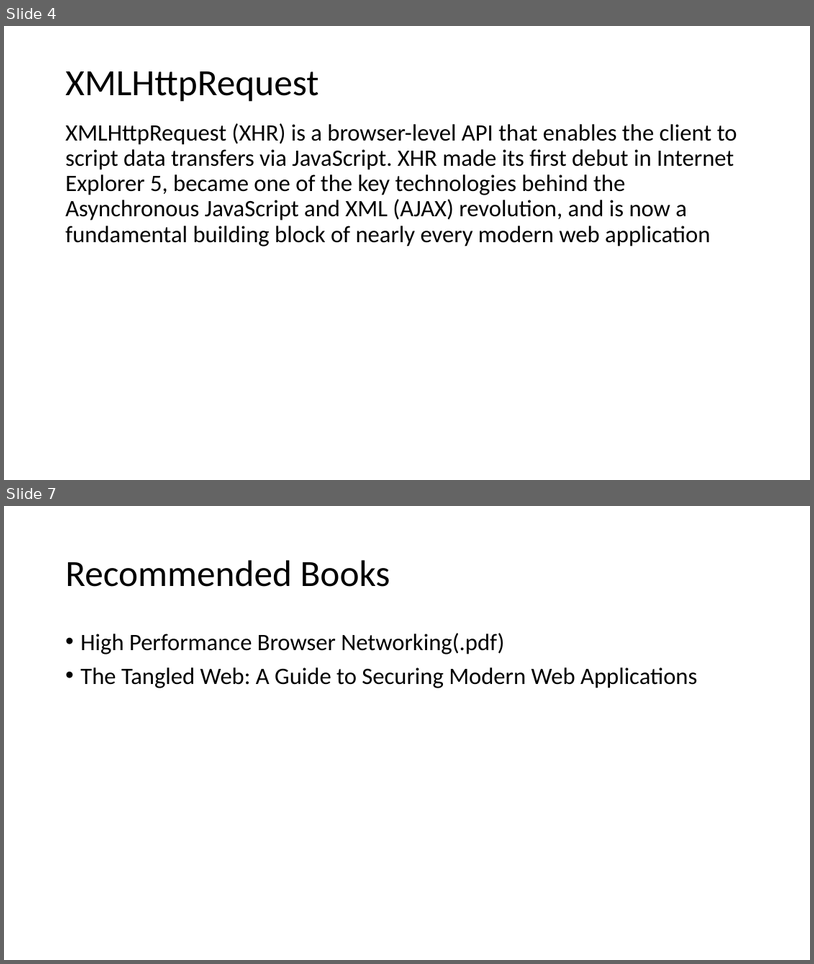
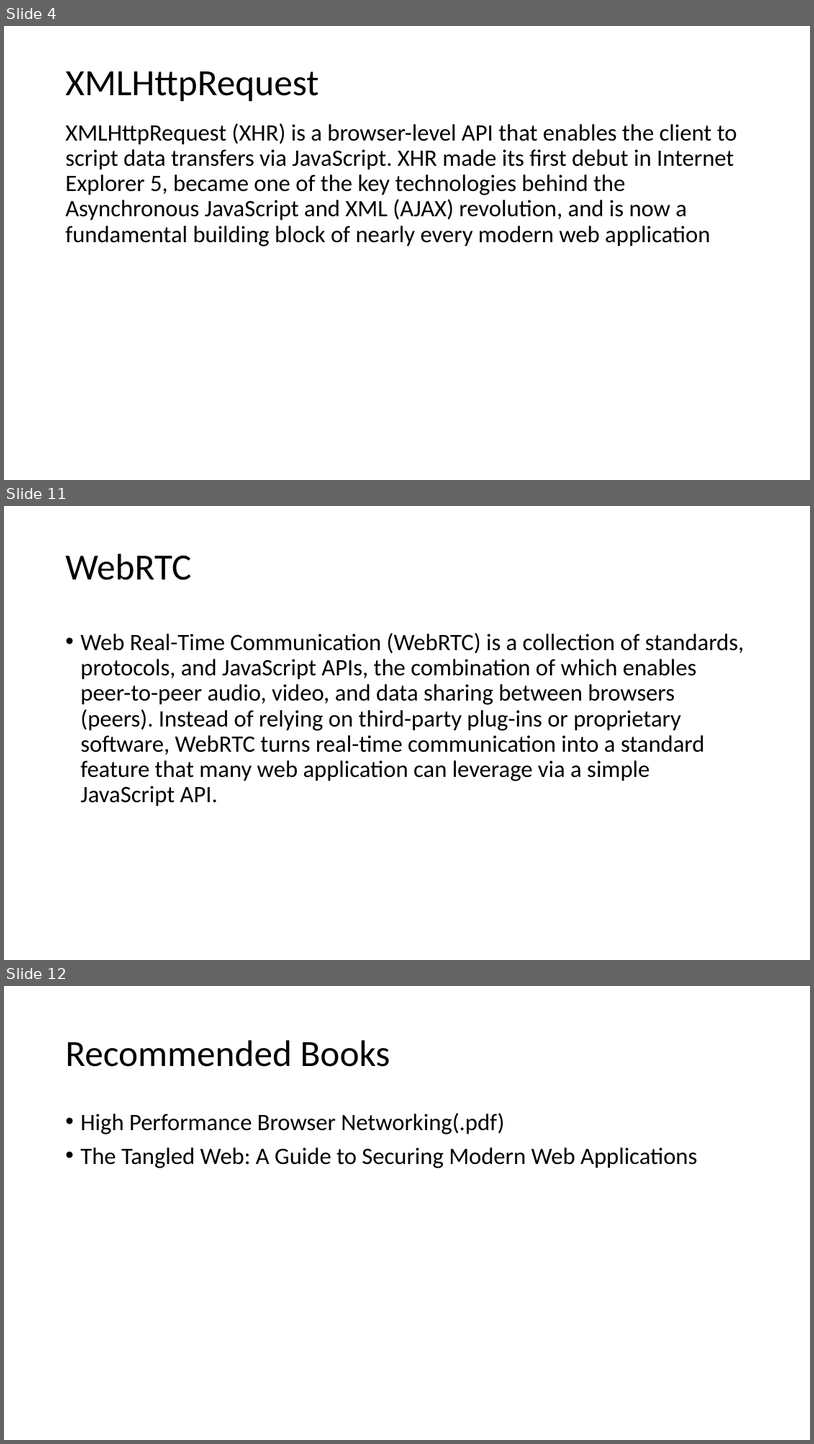
Before and after one commit to nkxiaochuan/BrowserNetworking, a slide deck: src/main/webapp/browser_networking.pptx. Shown one above the other, each under a label of ours: slides 4 and 7 before the commit, slides 4, 11 and 12 after it; the slides between them are not shown. The pictures are 814x964 and 814x1444 pixels, drawn with LibreOffice and Linux fonts; fonts in the diff are those of the drawing. Boxes give left, top, right and bottom in pixels: in the first picture for what was removed or moved away, otherwise in the second. Text is boxed around its words. In the diff, an @@ line names an element or a change of style, - is before the commit and + after.

```diff
--- a/src/main/webapp/browser_networking.pptx
+++ b/src/main/webapp/browser_networking.pptx
@@ slide 11 added at <box>4,506,810,960</box>, background #FFFFFF @@
@@ title added at <box>65,554,191,580</box>, 44 pt, text #000000 @@
+WebRTC
@@ text added at <box>80,633,744,806</box>, 28 pt, text #000000 @@
+• Web Real-Time Communication (WebRTC) is a collection of standards, protocols, and JavaScript APIs, the combination of which enables peer-to-peer audio, video, and data sharing between browsers (peers). Instead of relying on third-party plug-ins or proprietary software, WebRTC turns real-time communication into a standard feature that many web application can leverage via a simple JavaScript API.
@@ what was slide 7 is now slide 12 @@
```
Also in this commit, not shown: 1 slide changed, 5 other slides added, 1 slide removed.
